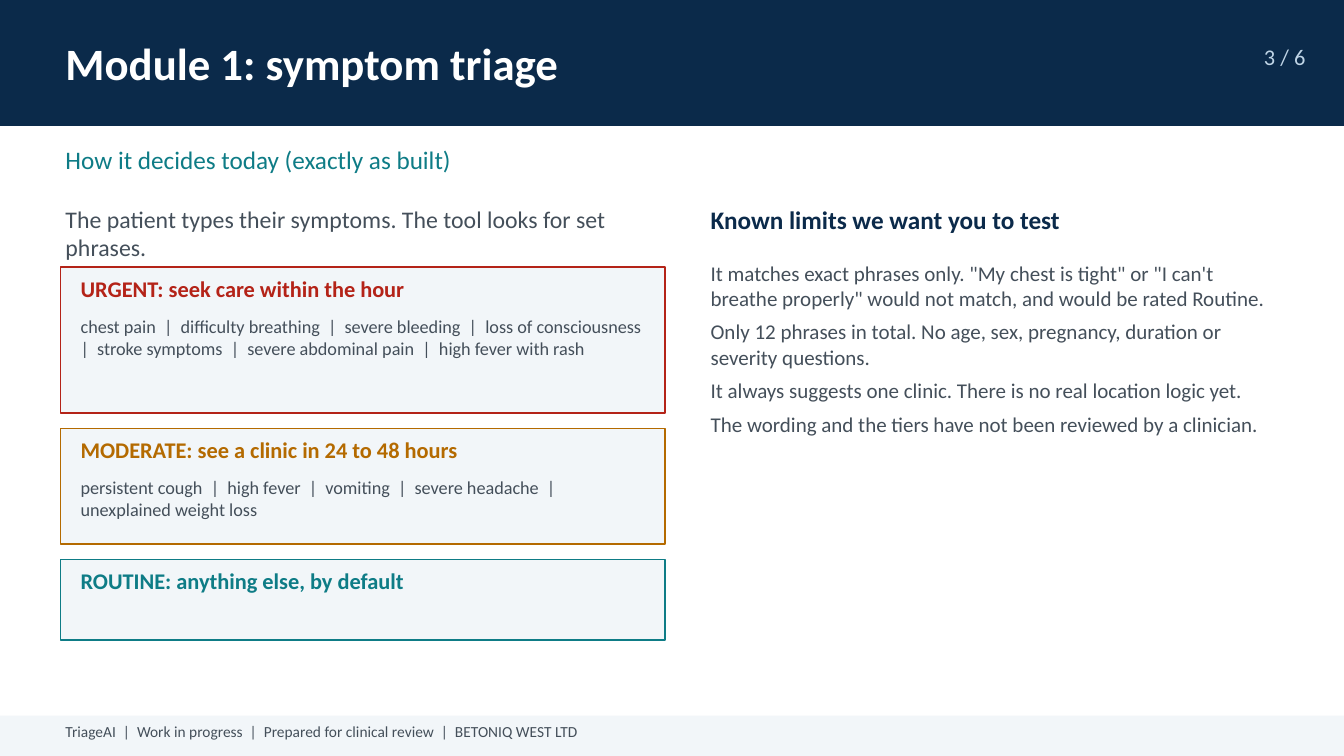
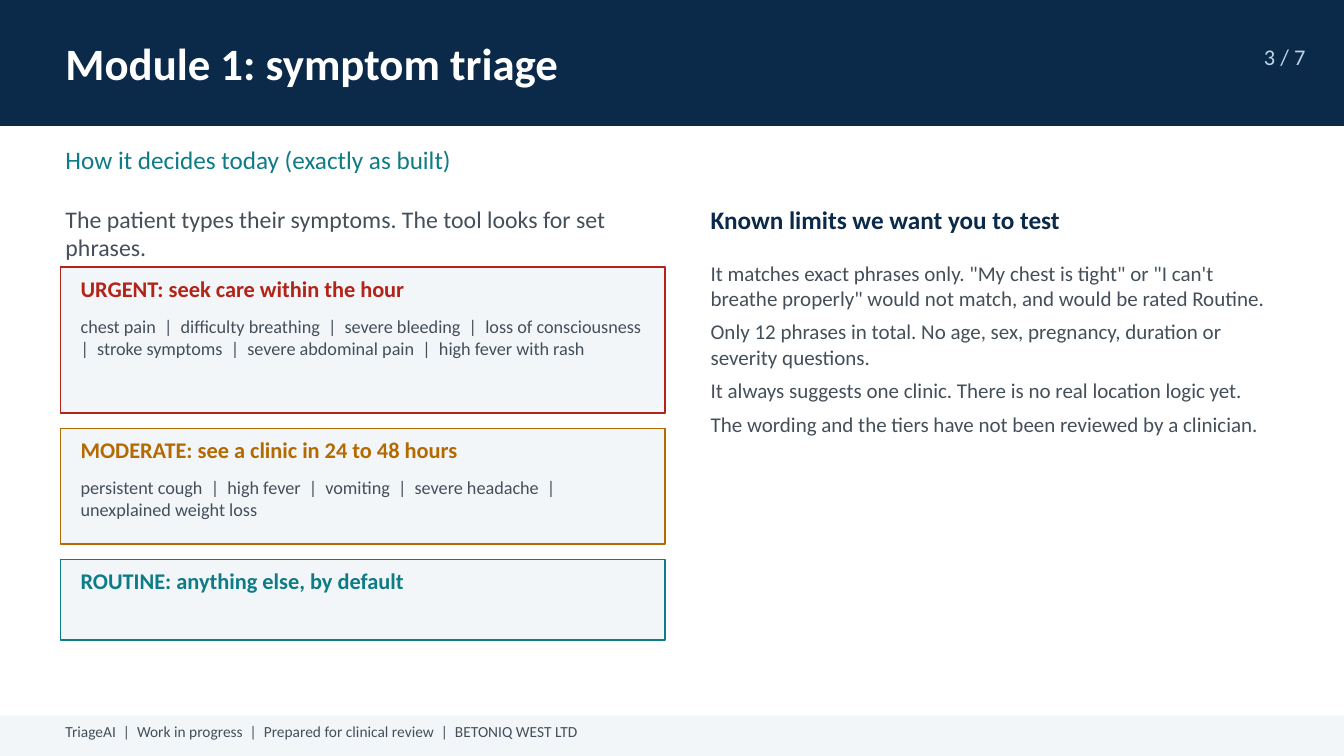
Before and after one commit to TOMDEGGS/BETONIQ-WEST-, a slide deck: slide 3 of triageai-review/TriageAI_Clinical_Review_Deck.pptx. Drawn at 1344x756 pixels with LibreOffice and Linux fonts; fonts in the diff are those of the drawing. Boxes give left, top, right and bottom in pixels: in the first picture for what was removed or moved away, otherwise in the second. Text is boxed around its words. In the diff, an @@ line names an element or a change of style, - is before the commit and + after.

Commit message:
TriageAI review decks: generic wording for any reviewer, 3D symptom illustrations, country and language page

```diff
--- a/triageai-review/TriageAI_Clinical_Review_Deck.pptx
+++ b/triageai-review/TriageAI_Clinical_Review_Deck.pptx
@@ text at box(1264, 50, 1305, 65): text changed @@
-3 / 6
+3 / 7
```
Also in this commit, not shown: 4 other slides changed, 1 slide added, 3 other files.
